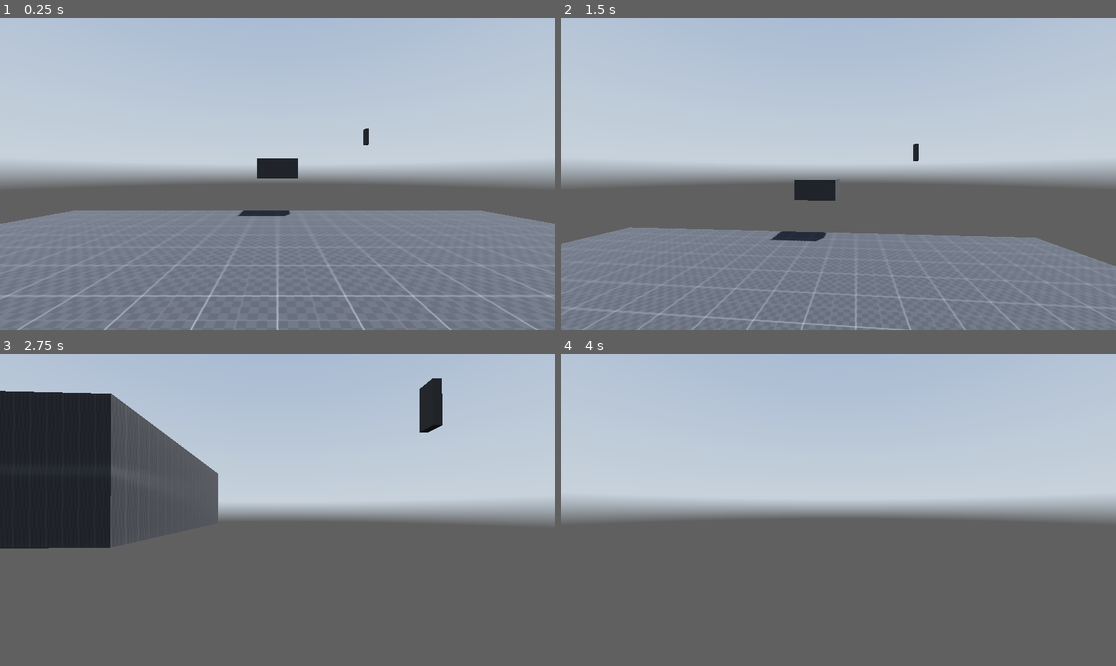
Above: before the commit, frames 1-4 (two rows, left to right).
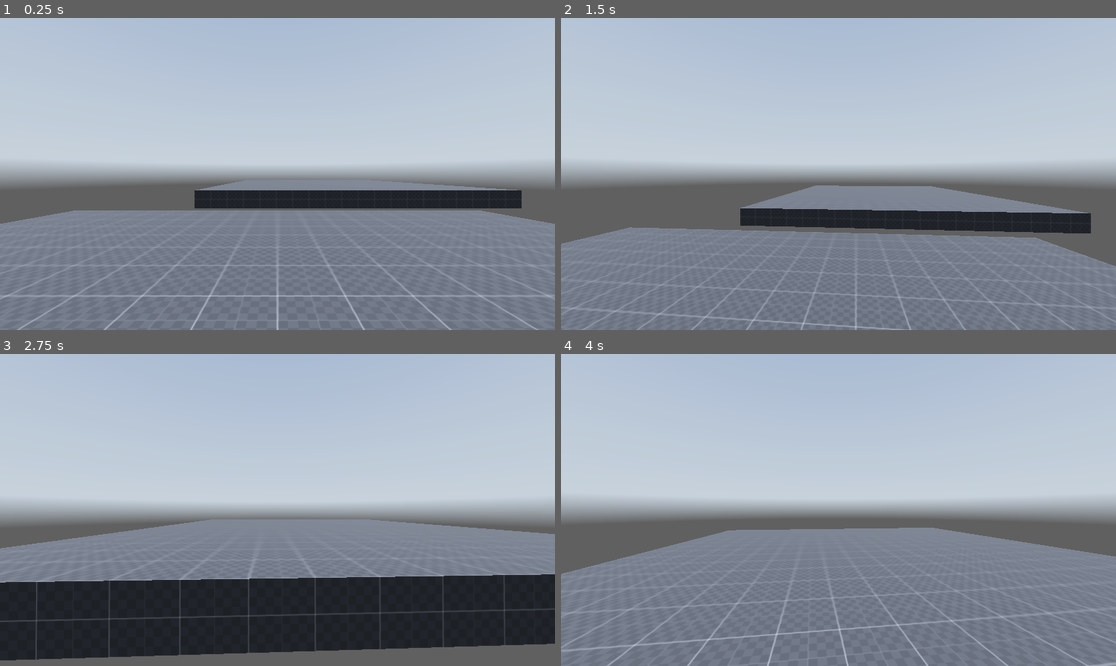
Above: after the commit, the same moments.

Repository: prodbyrafiki/Dunk-Game-2024
Game: Godot game, scene res://Node/world.tscn
Two runs of this game, one before a commit and one after it. Both use one fixed random seed, a clock stepped at 60 frames per second and the inputs below. A sky picture missing from this copy of the repository is replaced by a grey-blue gradient.
Inputs (mouse positions are in pixels of both pictures, inside the frame that each line leads up to):
- Up to frame 1 (0.25 s): no input
- Up to frame 2 (1.5 s): tap Enter at 0.5 s; move the mouse to (960, 158) at 0.52 s; hold D (move_right) 0.53-1.28 s; hold C (crounch) 0.53-1.28 s; tap Space (jump) at 0.77 s; move the mouse to (810, 174) at 1.27 s; hold W (move_forward) from 1.28 s (still down); tap Alt (free_look) at 1.35 s
- Up to frame 3 (2.75 s): keep holding W (move_forward); tap Space (jump) at 1.52 s; move the mouse to (288, 503) at 2.02 s; hold Shift (sprint) from 2.03 s (still down)
- Up to frame 4 (4 s): keep holding W (move_forward); move the mouse to (832, 516) at 2.77 s; release Shift (sprint) at 2.78 s; tap C (crounch) at 2.85 s; tap Space (jump) at 3.02, 3.77 s; move the mouse to (877, 513) at 3.52 s; hold Alt (free_look) from 3.53 s (still down)

The runs differ from the first frame. In frame 1, 5.4% of the frame differs, in the area x 35-94%, y 35-64%; in frame 2, 7.6%; in frame 3, 56%, in the area x 0-100%, y 7-99%; in frame 4, 40%.

Commit message:
13/5 Commit #2

Diff:
--- a/Node/world.tscn
+++ b/Node/world.tscn
@@ -31,13 +31,7 @@
 material = SubResource("StandardMaterial3D_utkb8")
 
 [node name="CSGBox3D2" type="CSGBox3D" parent="Enviroment"]
-transform = Transform3D(0.1, 0, 0, 0, 1, 0, 0, 0, 0.14, 0, 2.06767, -11.2817)
-use_collision = true
-size = Vector3(20, 1, 20)
-material = SubResource("StandardMaterial3D_utkb8")
-
-[node name="CSGBox3D3" type="CSGBox3D" parent="Enviroment"]
-transform = Transform3D(0.00999999, 0, 0, 0, 1, 0, 0, 0, 0.0196, 5.60649, 4.13534, -12.8611)
+transform = Transform3D(0.91, 0, 0, 0, 1, 0, 0, 0, 1.078, 4.48045, 0.392174, -22.0744)
 use_collision = true
 size = Vector3(20, 1, 20)
 material = SubResource("StandardMaterial3D_utkb8")
